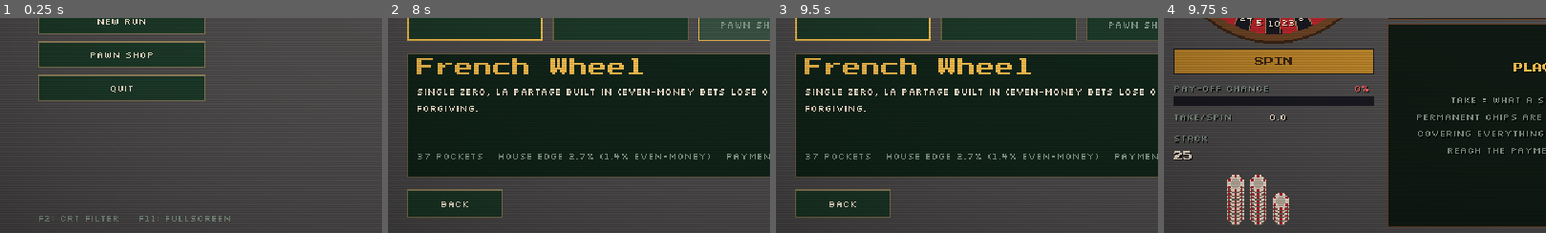
Above: before the commit, frames 1-4 (left to right).
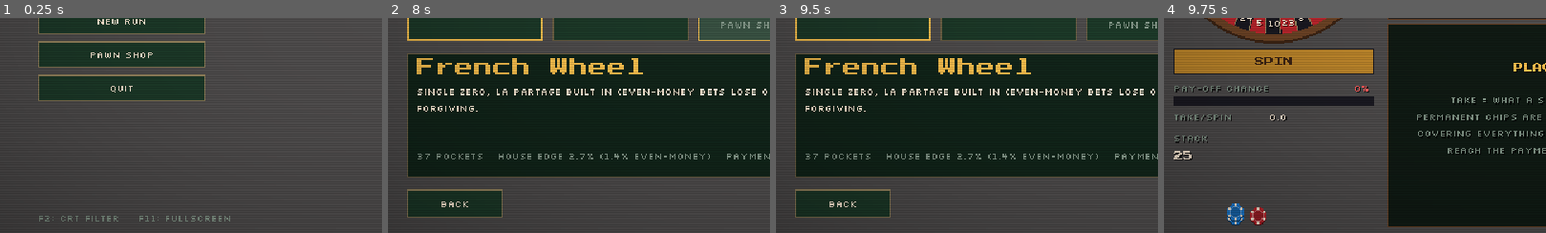
Above: after the commit, the same moments.

Repository: sugnauk/Rouletter
Game: Godot game, scene res://scenes/main.tscn
The game is run twice, just before and just after one commit, with the same random seed, the same clock (stepped at 60 frames per second) and the same inputs.
Inputs (mouse positions are % of the whole screen's width and height, from its top left):
- Up to frame 1 (0.25 s): no input
- Up to frame 2 (8 s): click "New Run" at 0.5 s; click "New Run" at 1.25 s; click "Pawn Shop" at 2 s; click "Pawn Shop" at 2.75 s; click "New Run" at 3.5 s; click "Pawn Shop" at 4.25 s; tap Enter at 5, 5.1 s; move the mouse to (72, 45) at 5.02 s; click (72, 45) at 5.17 s; tap Space at 5.27 s; click "French Wheel" at 5.75 s; click "European Wheel" at 6.5 s; click "American Wheel" at 7.25 s
- Up to frame 3 (9.5 s): click "Mini Wheel" at 8 s; click "Triple Zero" at 8.75 s
- Up to frame 4 (9.75 s): click "Deal me in" at 9.5 s
The pictures show only the part of the screen within x 0-50%, y 50-100%; the shares and areas given below are measured in that part.

Frames 1-3 are identical in both runs. In frame 4, 2.4% of the frame differs, in the area x 16-33%, y 72-97%.

Commit message:
Show stack as blue/red/white denomination towers
Co-Authored-By: Claude Sonnet 5.5 <noreply@anthropic.com>
Claude-Session: https://claude.ai/code/session_013q6d3yRkHgTahmnKYGjD8n

Diff:
--- a/scenes/screens/table_screen.gd
+++ b/scenes/screens/table_screen.gd
@@ -295,11 +295,17 @@
 	var stack: int = run.table.stack
 	Art.text(c, font, Vector2(4, 50), "STACK", 8, P.DIM)
 	Art.text(c, P.title_font(), Vector2(4, 66), "%d" % stack, 8, P.CREAM)
-	var towers := mini(6, int(ceil(stack / 10.0)))
-	for ti in range(towers):
-		var in_tower := mini(10, stack - ti * 10)
-		for j in range(in_tower):
-			Art.chip(c, Vector2(56 + ti * 19, 112 - j * 3), 7.0, Art.denom_color(1))
+	# Break the stack into casino denominations (blue 10, red 5, white 1), at most 10 chips per tower.
+	var counts := {10: stack / 10, 5: (stack % 10) / 5, 1: stack % 5}
+	var ti := 0
+	for d in [10, 5, 1]:
+		var left: int = counts[d]
+		while left > 0 and ti < 6:
+			var in_tower := mini(10, left)
+			for j in range(in_tower):
+				Art.chip(c, Vector2(56 + ti * 19, 112 - j * 3), 7.0, Art.denom_color(d))
+			left -= in_tower
+			ti += 1
 	if stack == 0:
 		Art.text(c, font, Vector2(56, 100), "EMPTY", 8, P.DANGER)
 
